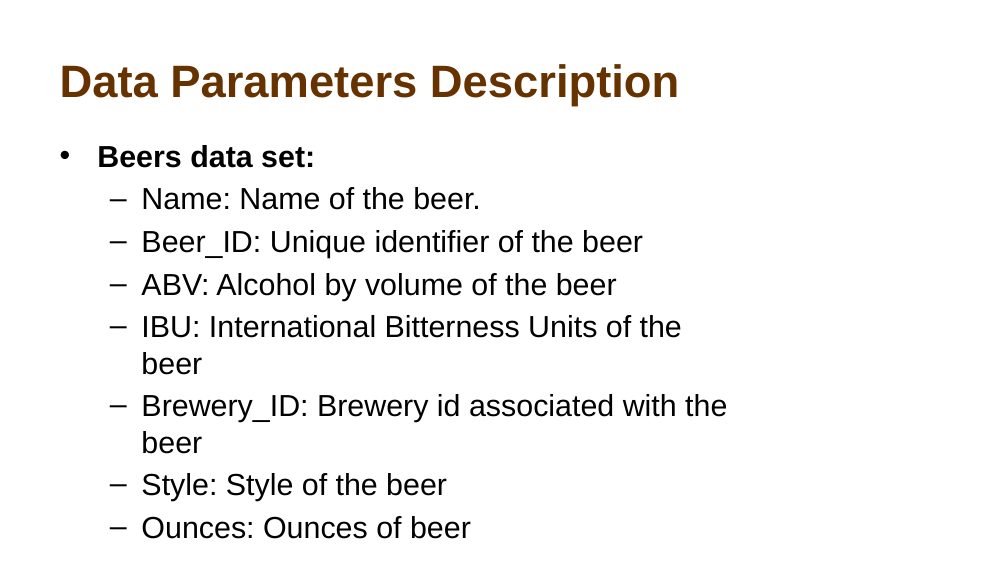
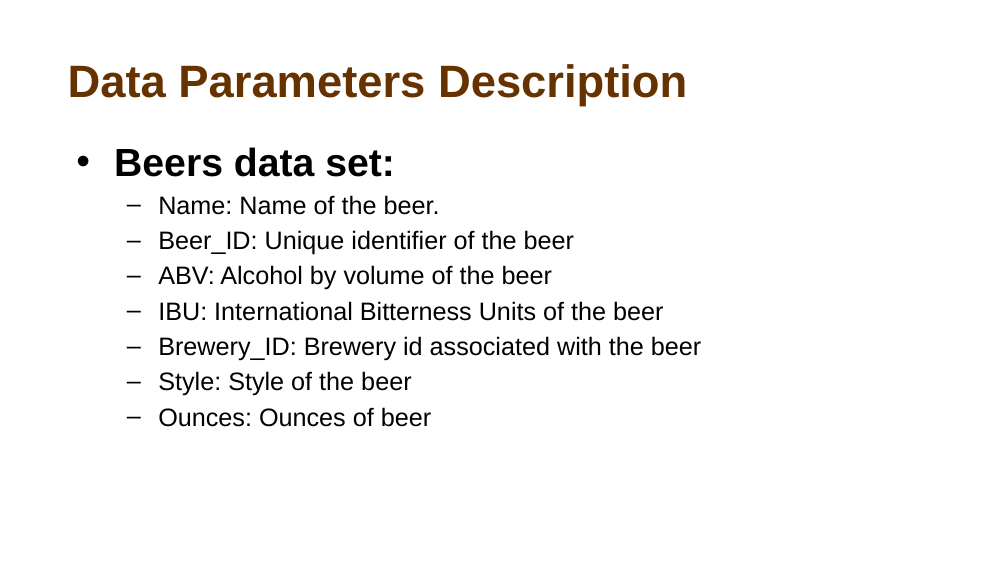
Before and after one commit to atiakor0/Beer_Study, a slide deck: slide 5 of Beer Study.pptx. Drawn at 1008x567 pixels with LibreOffice and Linux fonts; fonts in the diff are those of the drawing; background and template pictures are left out. Boxes give left, top, right and bottom in pixels: in the first picture for what was removed or moved away, otherwise in the second. Text is boxed around its words. In the diff, an @@ line names an element or a change of style, - is before the commit and + after.

```diff
--- a/Beer Study.pptx
+++ b/Beer Study.pptx
@@ title "Data Parameters Description": place and size @@
-title "Data Parameters Description" at (60, 64, 679, 106)
+title "Data Parameters Description" at (68, 64, 687, 106)
@@ title "Data Parameters Description" at (68, 64, 687, 106): alignment left to centre @@
@@ text "Beers data set:": place and size @@
-text "Beers data set:" at (97, 145, 727, 501)
+text "Beers data set:" at (114, 147, 701, 427)
@@ text "Beers data set:" at (114, 147, 701, 427): size 21.7 to 28 pt in "Beers data set:"; size 21.7 to 18 pt; more space between paragraphs @@
```
Also in this commit, not shown: 15 other slides changed, 1 slide added, 1 slide removed, 3 other files.
